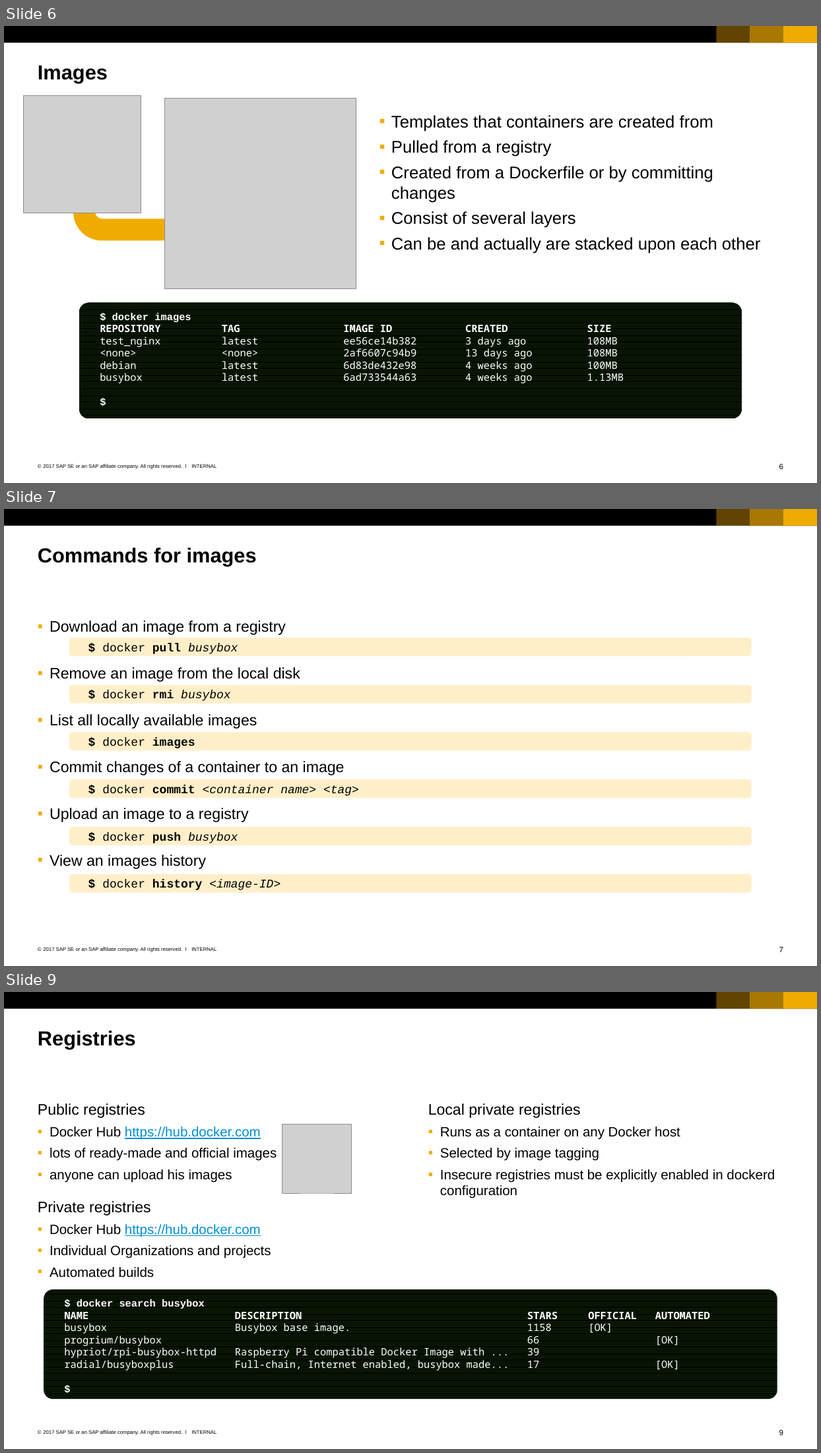
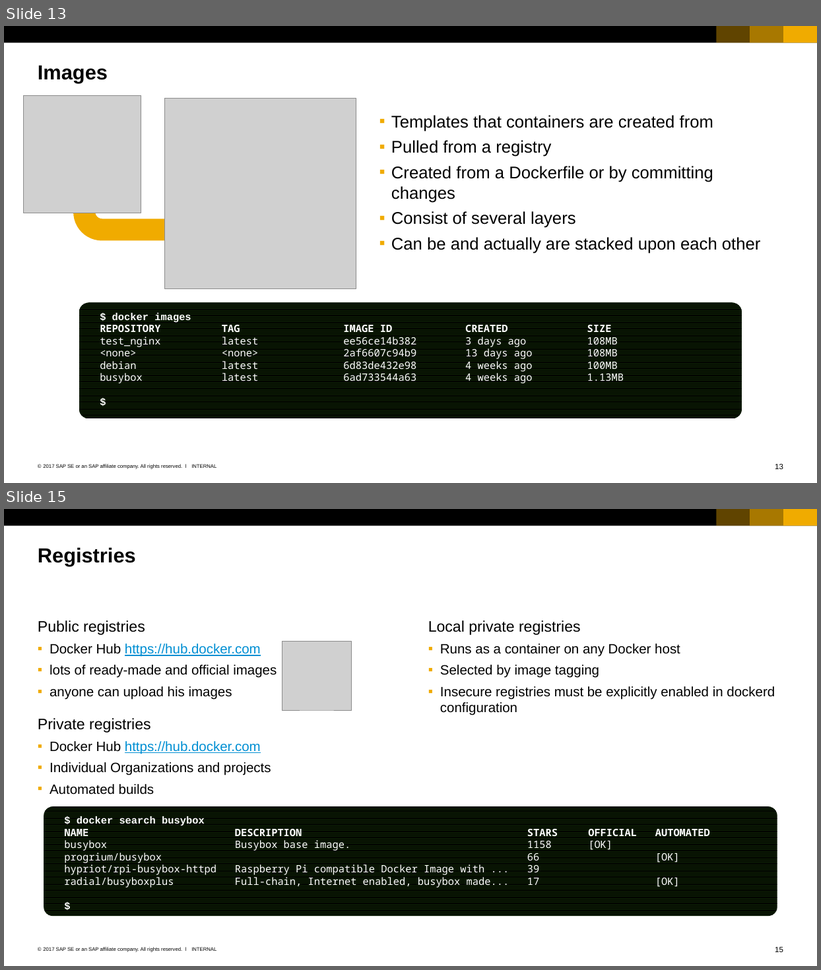
Before and after one commit to cuijiyao01/docker-k8s-training, a slide deck: docker/02_Members_of_docker_universe.pptx. Shown one above the other, each under a label of ours: slides 6, 7 and 9 before the commit, slides 13 and 15 after it; the slides between them are not shown. The pictures are 821x1453 and 821x970 pixels, drawn with LibreOffice and Linux fonts; fonts in the diff are those of the drawing; grey boxes stand for pictures. Boxes give left, top, right and bottom in pixels: in the first picture for what was removed or moved away, otherwise in the second. Text is boxed around its words. In the diff, an @@ line names an element or a change of style, - is before the commit and + after.

Commit message:
Added additional slides to "Members of docker universe" to explain the Linux kernel technologies behind containers.

```diff
--- a/docker/02_Members_of_docker_universe.pptx
+++ b/docker/02_Members_of_docker_universe.pptx
@@ slide 7 removed at [4,509,817,966], background #FFFFFF; not listed: 7 template elements that a slide beside it also shows @@
@@ title removed at [38,547,257,566] @@
-Commands for images
@@ text removed at [50,621,345,869] @@
-  ▪ Download an image from a registry
-  ▪ Remove an image from the local disk
-  ▪ List all locally available images
-  ▪ Commit changes of a container to an image
-  ▪ Upload an image to a registry
-  ▪ View an images history
@@ rounded rectangle removed at [69,638,751,656] @@
-    $ docker pull busybox
@@ rounded rectangle removed at [69,685,751,704] @@
-    $ docker rmi busybox
@@ rounded rectangle removed at [69,732,751,751] @@
-    $ docker images
@@ rounded rectangle removed at [69,780,751,798] @@
-    $ docker commit <container name> <tag>
@@ rounded rectangle removed at [69,827,751,846] @@
-    $ docker push busybox
@@ rounded rectangle removed at [69,874,751,892] @@
-    $ docker history <image-ID>
@@ what was slide 6 is now slide 13 @@
@@ page number at [775,464,783,470]: text changed @@
-6
+13
@@ what was slide 9 is now slide 15 @@
@@ page number at [775,947,783,953]: text changed @@
-9
+15
```
Also in this commit, not shown: 2 slides changed, 8 slides added, 1 other slide removed, 1 other file.
